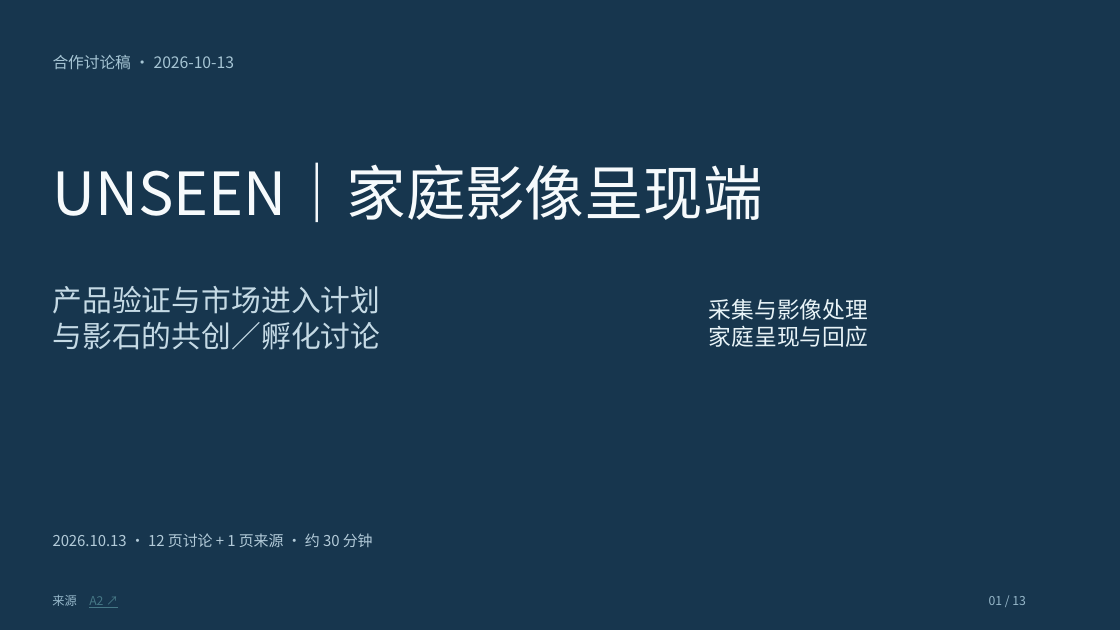
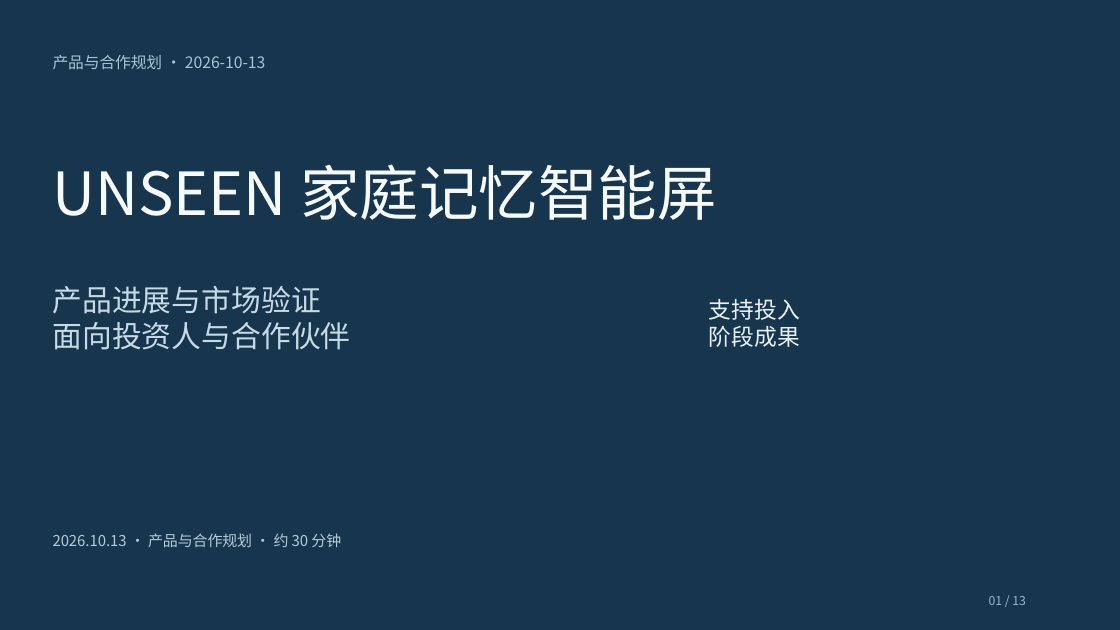
Before and after one commit to maxi-max-dev/maxi-max-dev.github.io, a slide deck: slide 1 of research/insta360-frame-discussion/unseen-insta360-discussion.pptx. Drawn at 1120x630 pixels with LibreOffice and Linux fonts; fonts in the diff are those of the drawing. Boxes give left, top, right and bottom in pixels: in the first picture for what was removed or moved away, otherwise in the second. Text is boxed around its words. In the diff, an @@ line names an element or a change of style, - is before the commit and + after.

```diff
--- a/research/insta360-frame-discussion/unseen-insta360-discussion.pptx
+++ b/research/insta360-frame-discussion/unseen-insta360-discussion.pptx
@@ text at [53, 55, 265, 69]: text changed @@
-合作讨论稿 · 2026-10-13
+产品与合作规划 · 2026-10-13
@@ text at [53, 164, 716, 220]: text changed @@
-UNSEEN｜家庭影像呈现端
+UNSEEN 家庭记忆智能屏
@@ text at [53, 286, 351, 350]: text changed @@
-产品验证与市场进入计划
-与影石的共创／孵化讨论
+产品进展与市场验证
+面向投资人与合作伙伴
@@ text at [709, 299, 800, 347]: text changed @@
-采集与影像处理
-家庭呈现与回应
+支持投入
+阶段成果
@@ text at [53, 533, 341, 547]: text changed @@
-2026.10.13 · 12 页讨论 + 1 页来源 · 约 30 分钟
+2026.10.13 · 产品与合作规划 · 约 30 分钟
@@ text removed at [52, 595, 76, 606] @@
-来源
@@ text removed at [89, 596, 103, 608] @@
-A2 ↗
```
Also in this commit, not shown: 12 other slides changed, 5 other files.
